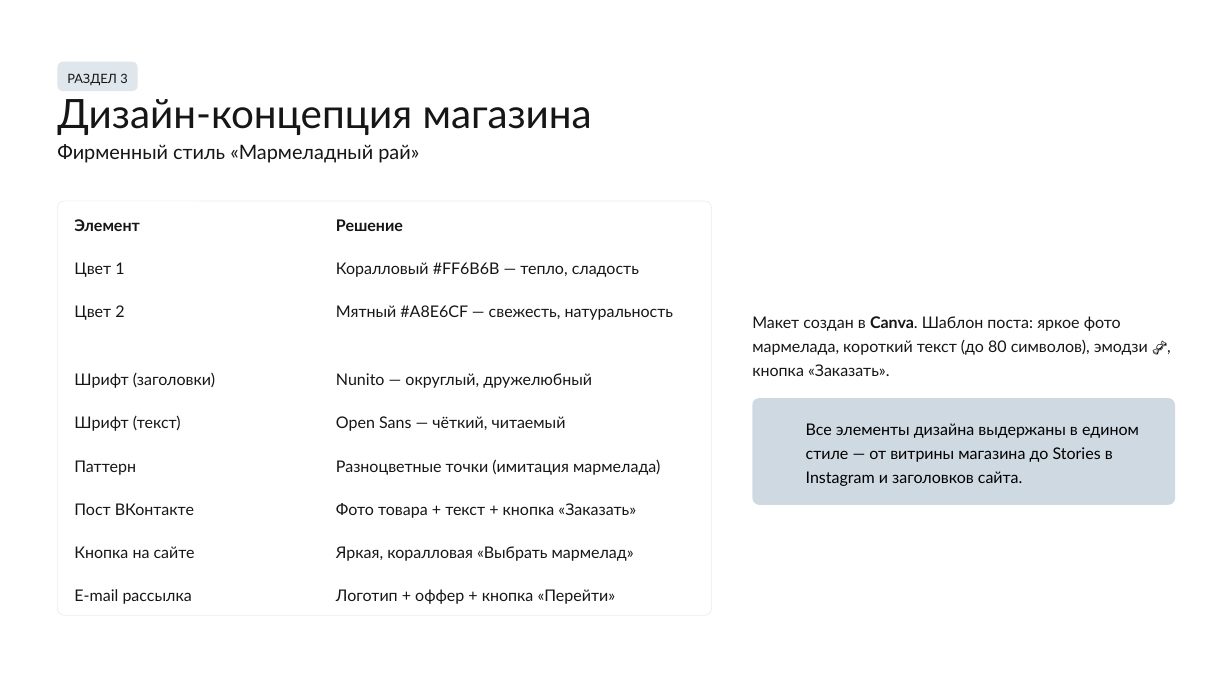
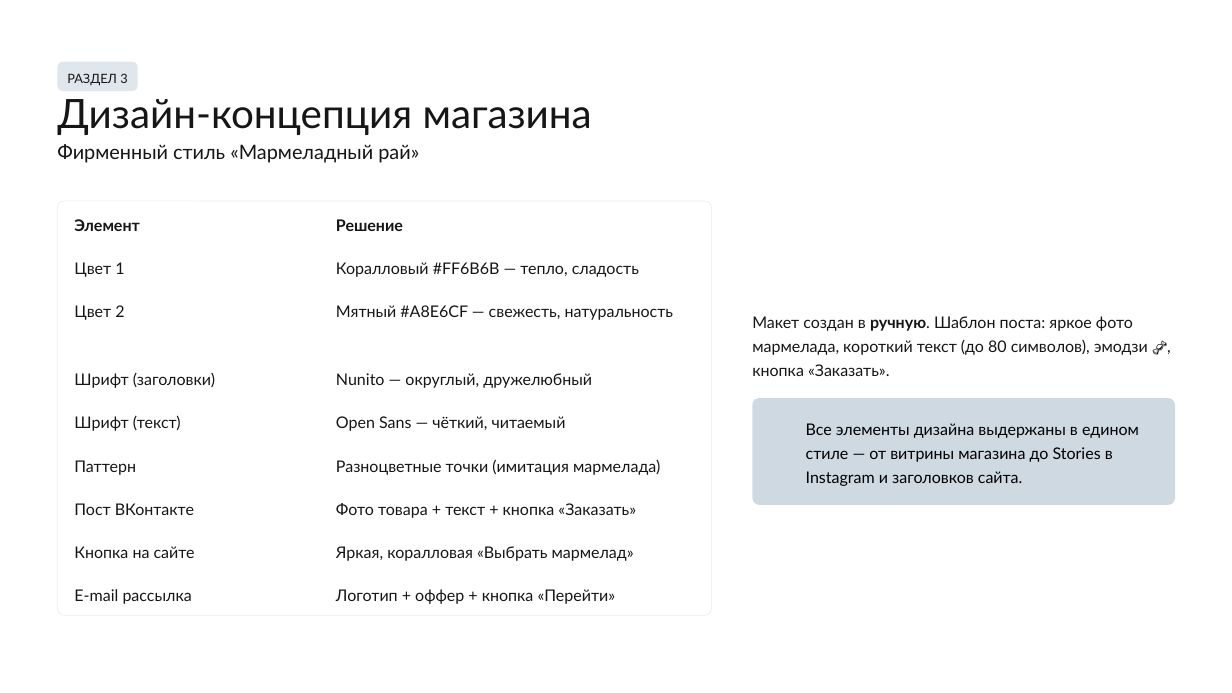
Before and after one commit to yattttto/Home-Work, a slide deck: slide 6 of GOTOVO2.pptx. Drawn at 1232x693 pixels with LibreOffice and Linux fonts; fonts in the diff are those of the drawing; background and template pictures are left out. Boxes give left, top, right and bottom in pixels: in the first picture for what was removed or moved away, otherwise in the second. Text is boxed around its words. In the diff, an @@ line names an element or a change of style, - is before the commit and + after.

```diff
--- a/GOTOVO2.pptx
+++ b/GOTOVO2.pptx
@@ text at (752, 316, 1148, 376): text changed @@
-Макет создан в Canva. Шаблон поста: яркое фото мармелада, короткий текст (до 80 символов), эмодзи 🍬, кнопка «Заказать».
+Макет создан в ручную. Шаблон поста: яркое фото мармелада, короткий текст (до 80 символов), эмодзи 🍬, кнопка «Заказать».
```
Also in this commit, not shown: 2 other slides changed.
